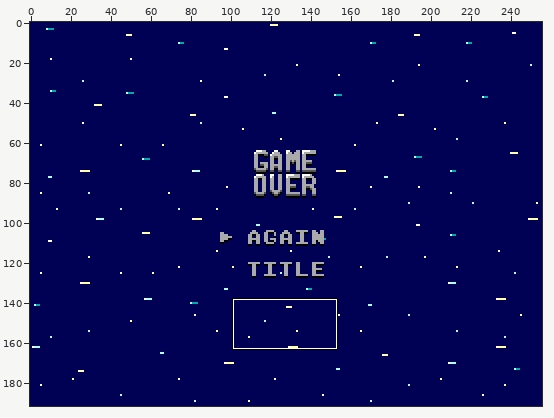
One commit to this pixel-art file: assets/bmp/Aseprite/ideas/demoBackgroundgame overGaiden2.aseprite. The first picture is a wide view before the edit; the outline marks the close-up.
Close-up. As it was:
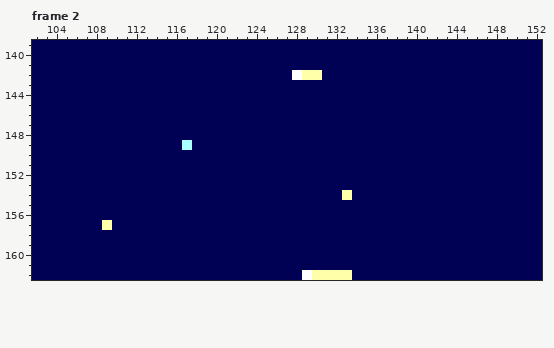
256x192 pixels, 5 frames. Shown: frame 2: x 102..152, y 139..162.
And afterwards:
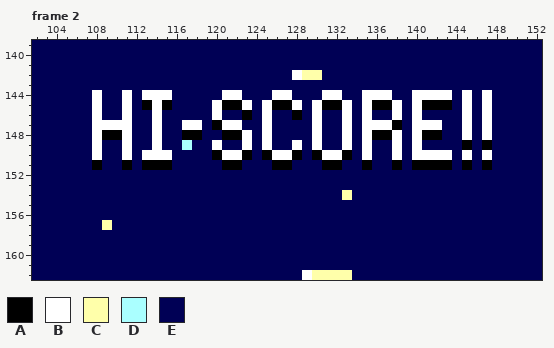
Palette (. is transparent): A #000000  B #ffffff  C #ffffaa  D #aaffff  E #000055
The exact change:
Changed rows in their new state; - is an unchanged pixel.
Frame 2, layer "Layer 2":
first column x 108:
144 B--B-BBB-----BB---BB---BB--BBB--BBBB-B-B
145 B--B-ABA----BAAB-BAAB-BAAB-BAAB-BAAA-B-B
146 B--B--B-----B--A-B--A-B--B-B--B-B----B-B
147 BBBB--B--BB-ABB--B----B--B-BBBA-BBB--B-B
148 BAAB--B--AA--AAB-B----B--B-BAAB-BAA--B-B
149 B--B--B-----B--B-B--B-B--B-B--B-B----A-A
150 B--B-BBB----ABBA-ABBA-ABBA-B--B-BBBB-B-B
151 A--A-AAA-----AA---AA---AA--A--A-AAAA-A-A
Changed places in both close-ups, as pixel boxes (x1, y1, x2, y2):
changed: (92, 90, 492, 170)
